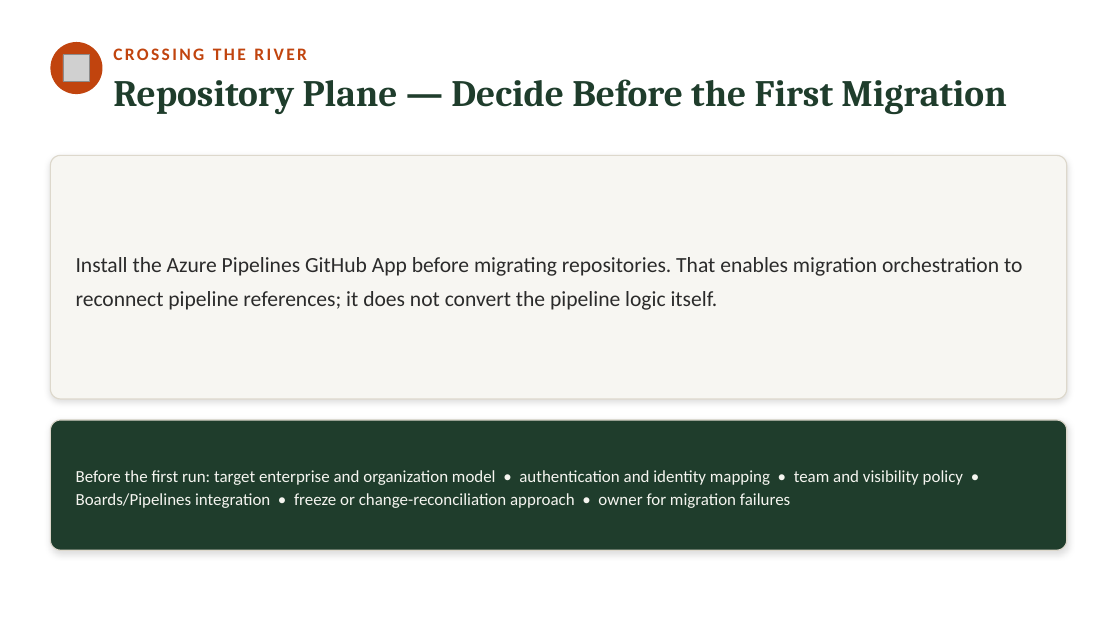
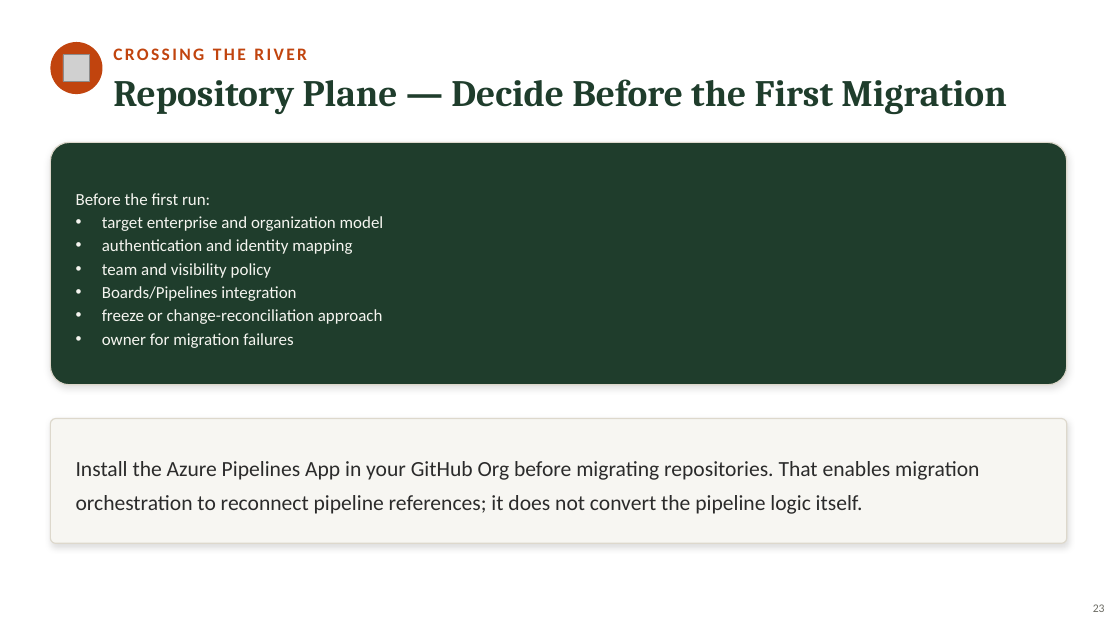
Before and after one commit to neumann1990/Azure_DevOps_To_GitHub, a slide deck: slide 23 of presentation/azure-devops-to-github-the-great-migration-FULL-DECK.pptx (slide 22 before the commit). Drawn at 1120x630 pixels with LibreOffice and Linux fonts; fonts in the diff are those of the drawing; grey boxes stand for pictures. Boxes give left, top, right and bottom in pixels: in the first picture for what was removed or moved away, otherwise in the second. Text is boxed around its words. In the diff, an @@ line names an element or a change of style, - is before the commit and + after.

Commit message:
More styling changes to PP

```diff
--- a/presentation/azure-devops-to-github-the-great-migration-FULL-DECK.pptx
+++ b/presentation/azure-devops-to-github-the-great-migration-FULL-DECK.pptx
@@ rounded rectangle: place and size @@
-rounded rectangle at box(50, 420, 1067, 550)
+rounded rectangle at box(50, 143, 1067, 386)
@@ text at box(76, 193, 384, 348): text changed @@
-Before the first run: target enterprise and organization model • authentication and identity mapping • team and visibility policy • Boards/Pipelines integration • freeze or change-reconciliation approach • owner for migration failures
+Before the first run:
+• target enterprise and organization model
+• authentication and identity mapping
+• team and visibility policy
+• Boards/Pipelines integration
+• freeze or change-reconciliation approach
+• owner for migration failures
@@ rounded rectangle: place and size @@
-rounded rectangle at box(50, 155, 1067, 399)
+rounded rectangle at box(50, 418, 1067, 544)
@@ text at box(76, 461, 979, 514): text changed @@
-Install the Azure Pipelines GitHub App before migrating repositories. That enables migration orchestration to reconnect pipeline references; it does not convert the pipeline logic itself.
+Install the Azure Pipelines App in your GitHub Org before migrating repositories. That enables migration orchestration to reconnect pipeline references; it does not convert the pipeline logic itself.
@@ page number added at box(1093, 604, 1105, 612), 10 pt, text #6B6B63 @@
+23
```
Also in this commit, not shown: 50 other slides changed.
